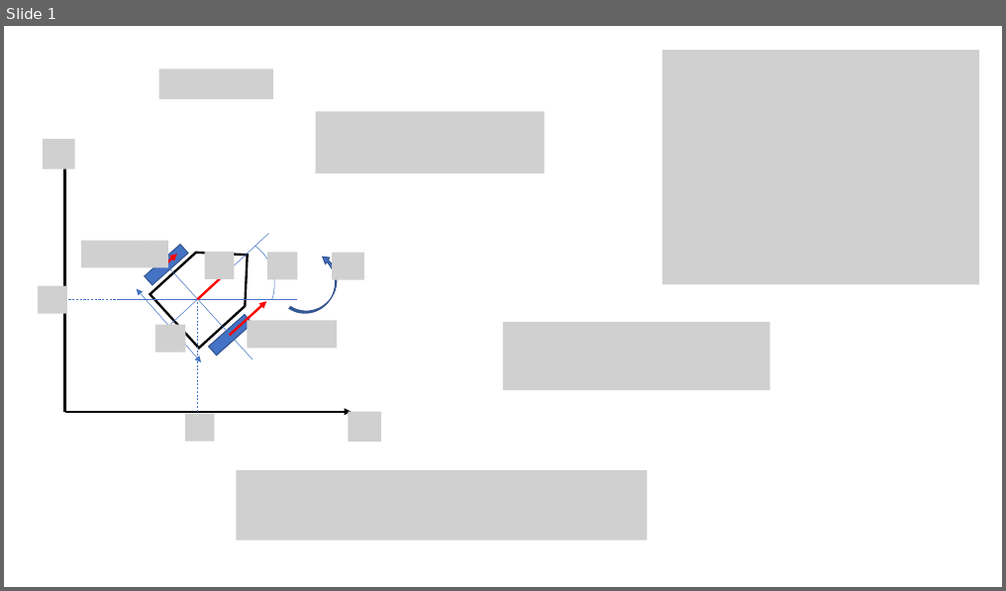
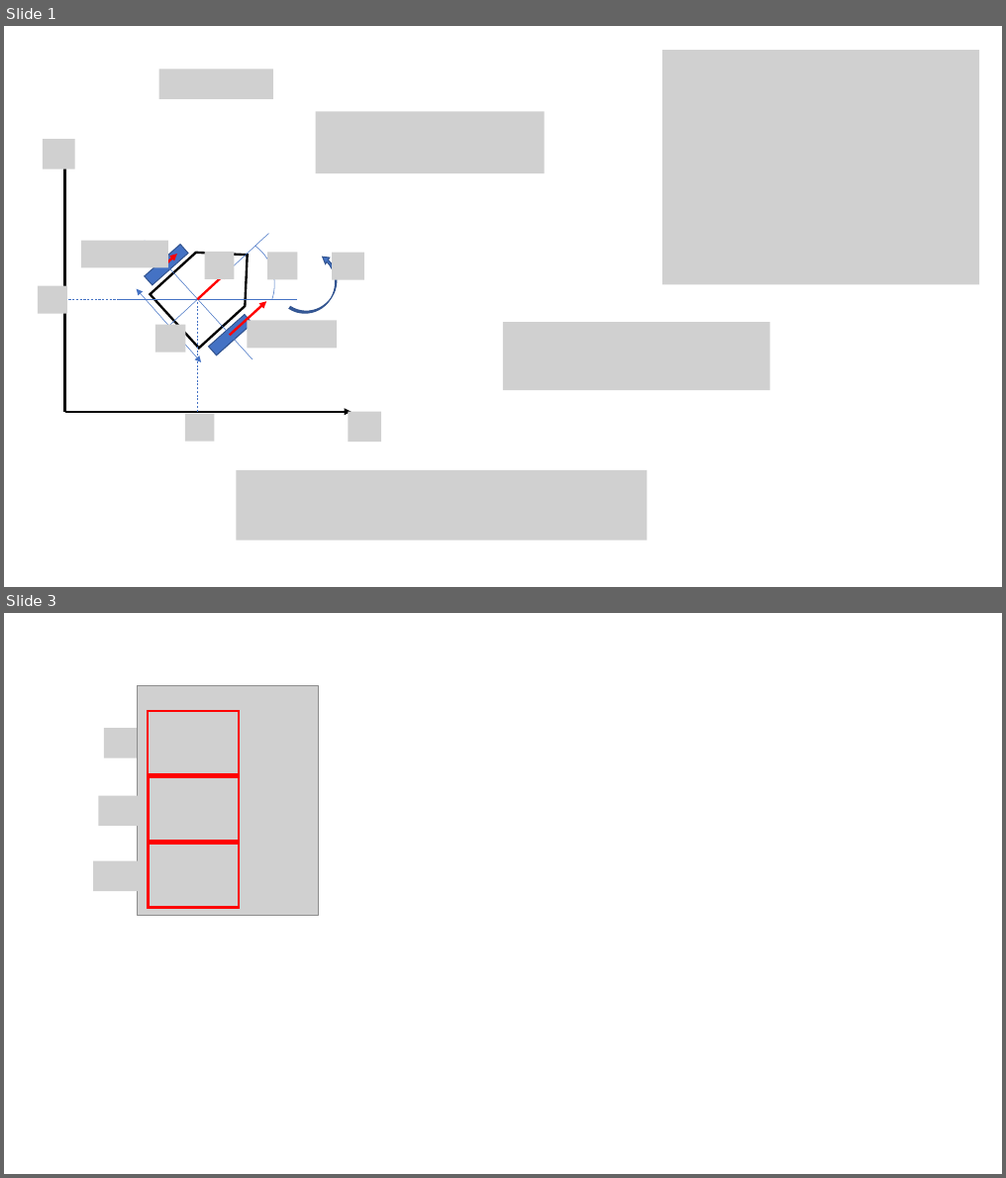
Before and after one commit to ShisatoYano/PythonControlPractice, a slide deck: materials.pptx. Shown one above the other, each under a label of ours: slide 1 before the commit, slides 1 and 3 after it; the slides between them are not shown. The pictures are 1006x591 and 1006x1178 pixels, drawn with LibreOffice and Linux fonts; fonts in the diff are those of the drawing; grey boxes stand for pictures. Boxes give left, top, right and bottom in pixels: in the first picture for what was removed or moved away, otherwise in the second. Text is boxed around its words. In the diff, an @@ line names an element or a change of style, - is before the commit and + after.

```diff
--- a/materials.pptx
+++ b/materials.pptx
@@ slide 3 added at box(4, 613, 1002, 1174), background #FFFFFF @@
@@ picture added at box(138, 685, 319, 916) @@
@@ picture added at box(104, 728, 137, 759) @@
@@ rectangle added at box(148, 711, 239, 774), outline #FF0000 2.25 pt @@
@@ rectangle added at box(148, 777, 239, 842), outline #FF0000 2.25 pt @@
@@ picture added at box(98, 796, 143, 826) @@
@@ rectangle added at box(148, 844, 239, 907), outline #FF0000 2.25 pt @@
@@ picture added at box(93, 861, 147, 891) @@
```
Also in this commit, not shown: 1 other slide added.
